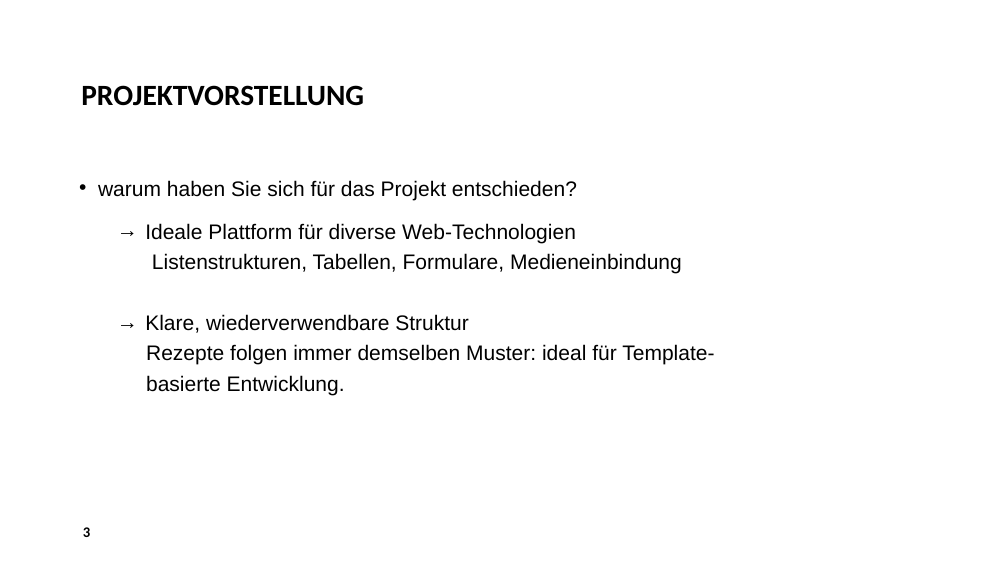
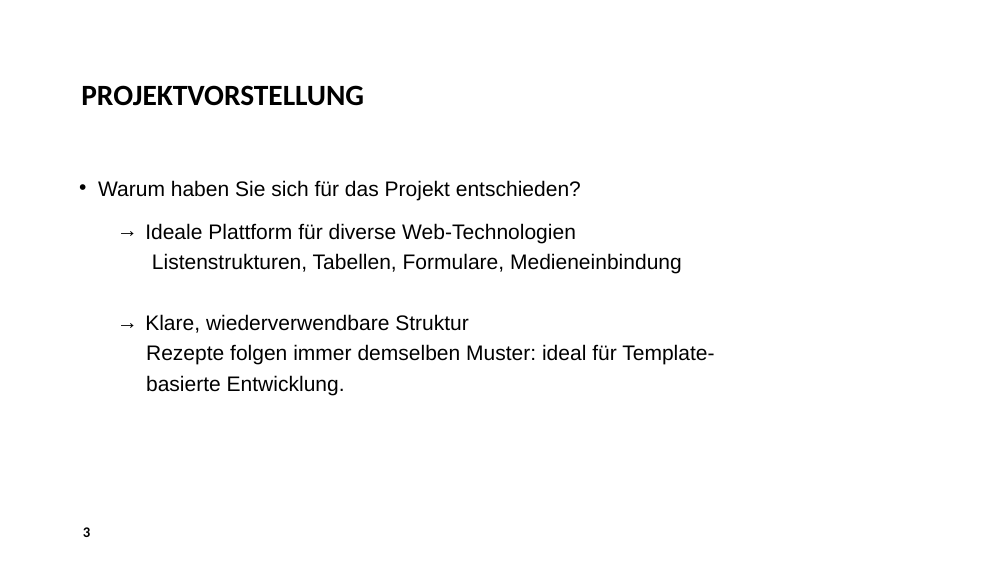
Before and after one commit to patricjenni/kochrezepte, a slide deck: slide 3 of docs/Präsentation_Kochrezepte.pptx. Drawn at 1008x567 pixels with LibreOffice and Linux fonts; fonts in the diff are those of the drawing; background and template pictures are left out. Boxes give left, top, right and bottom in pixels: in the first picture for what was removed or moved away, otherwise in the second. Text is boxed around its words. In the diff, an @@ line names an element or a change of style, - is before the commit and + after.

```diff
--- a/docs/Präsentation_Kochrezepte.pptx
+++ b/docs/Präsentation_Kochrezepte.pptx
@@ text at [98, 180, 581, 200]: text changed @@
-• warum haben Sie sich für das Projekt entschieden?
+• Warum haben Sie sich für das Projekt entschieden?
```
Also in this commit, not shown: 5 other slides changed, 2 slides added, 1 slide removed.
